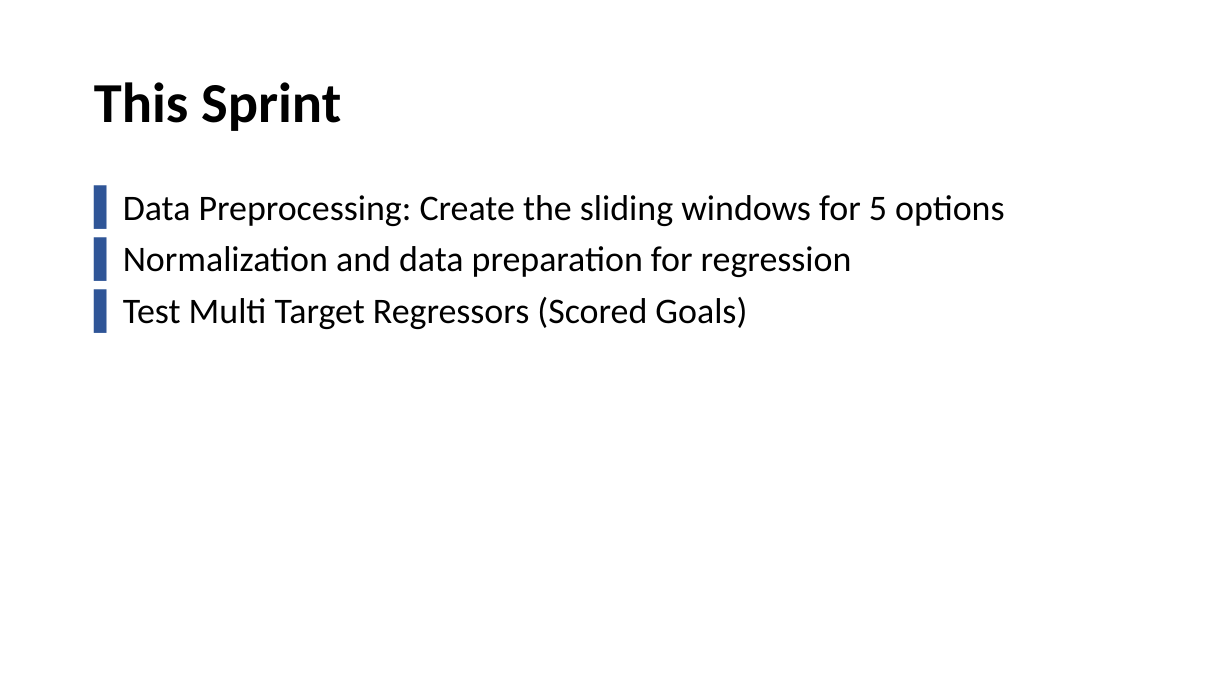
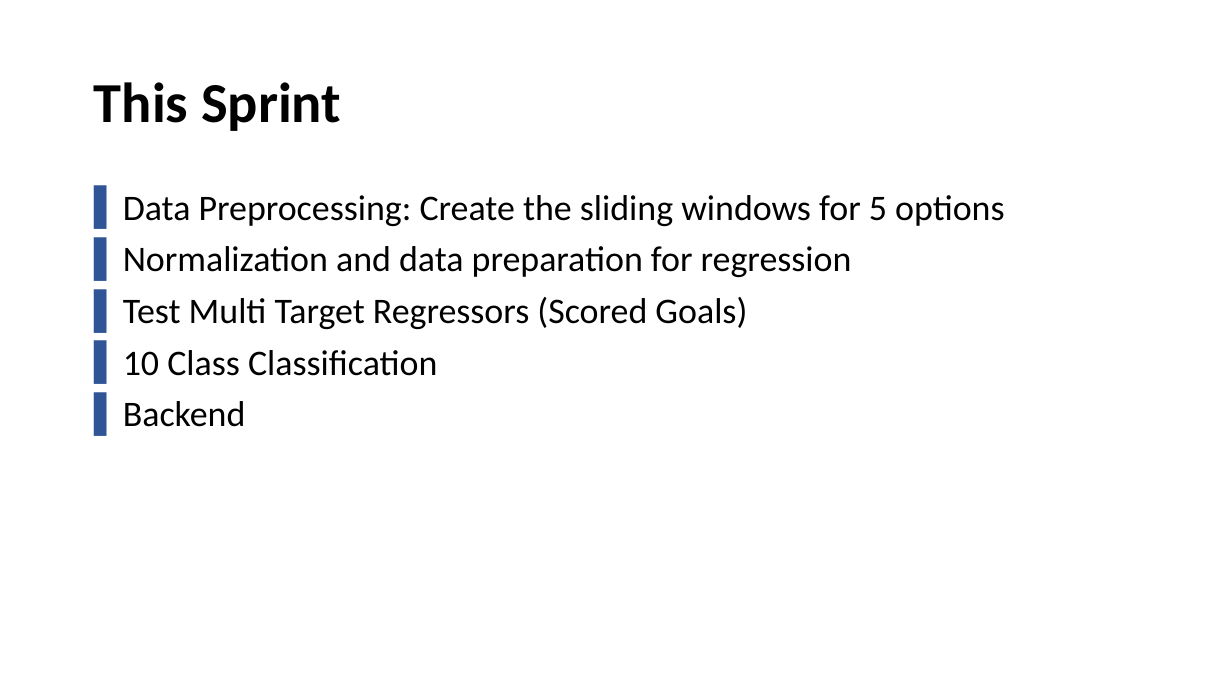
Before and after one commit to Khaledjallouli/project, a slide deck: slide 2 of Daily/sprint7/Sprint7_Review.pptx. Drawn at 1232x693 pixels with LibreOffice and Linux fonts; fonts in the diff are those of the drawing; background and template pictures are left out. Boxes give left, top, right and bottom in pixels: in the first picture for what was removed or moved away, otherwise in the second. Text is boxed around its words. In the diff, an @@ line names an element or a change of style, - is before the commit and + after.

Commit message:
added backend part to presentation

```diff
--- a/Daily/sprint7/Sprint7_Review.pptx
+++ b/Daily/sprint7/Sprint7_Review.pptx
@@ text at <box>123,350,437,427</box>: paragraphs added @@
+▌ 10 Class Classification
+▌ Backend
```
Also in this commit, not shown: 1 other slide changed, 1 slide added.
